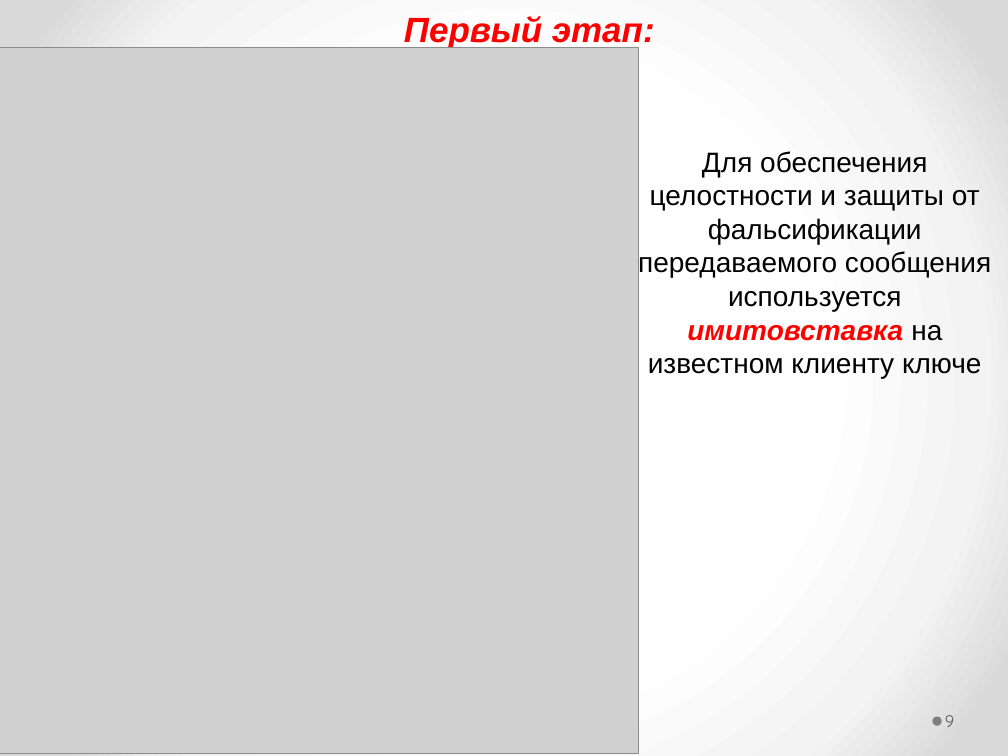
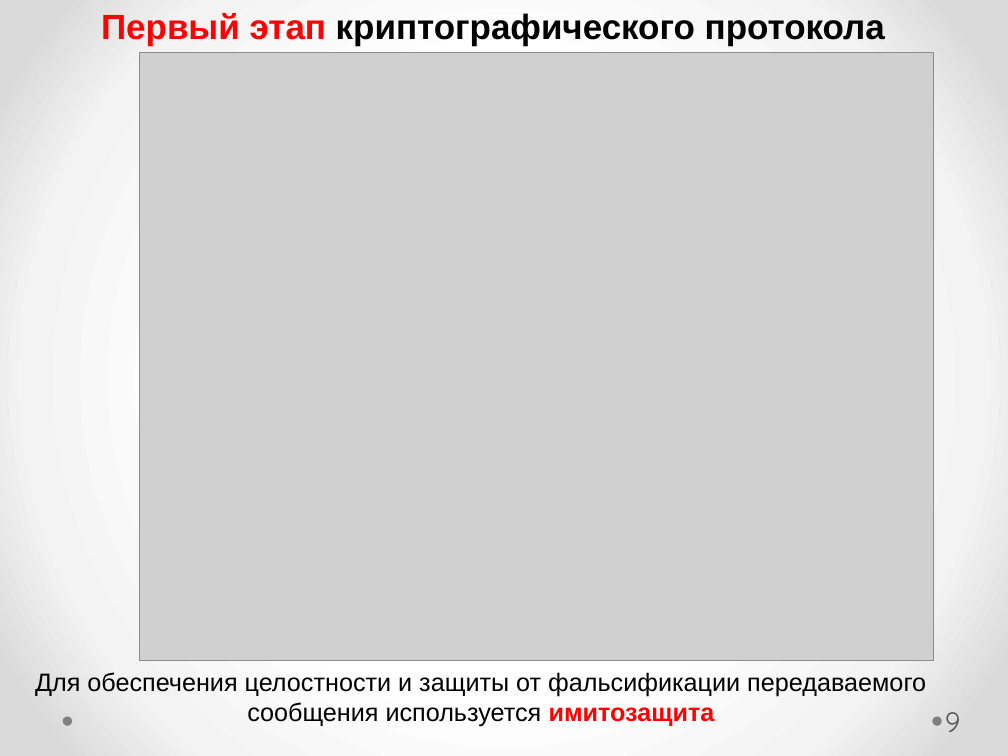
Before and after one commit to romanivanov21/tk_project_windows, a slide deck: slide 9 of ВКР (выпускная квалификационная работа)/MP-49_Ivanov_Roman_present.pptx. Drawn at 1008x756 pixels with LibreOffice and Linux fonts; fonts in the diff are those of the drawing; grey boxes stand for pictures. Boxes give left, top, right and bottom in pixels: in the first picture for what was removed or moved away, otherwise in the second. Text is boxed around its words. In the diff, an @@ line names an element or a change of style, - is before the commit and + after.

```diff
--- a/ВКР (выпускная квалификационная работа)/MP-49_Ivanov_Roman_present.pptx
+++ b/ВКР (выпускная квалификационная работа)/MP-49_Ivanov_Roman_present.pptx
@@ text at (x1=101, y1=13, x2=885, y2=46): text changed; text colour #FF0000 to #000000; italic off @@
-Первый этап:
+Первый этап криптографического протокола
@@ picture removed at (x1=0, y1=47, x2=639, y2=754) @@
@@ picture added at (x1=140, y1=52, x2=933, y2=661) @@
@@ text at (x1=35, y1=672, x2=926, y2=727): text changed; size 20 to 18 pt @@
-Для обеспечения целостности и защиты от фальсификации передаваемого сообщения используется имитовставка на известном клиенту ключе
+Для обеспечения целостности и защиты от фальсификации передаваемого сообщения используется имитозащита
@@ ellipse added at (x1=62, y1=717, x2=72, y2=726), fill #808080 @@
@@ page number at (x1=945, y1=712, x2=960, y2=732): size 12 to 20 pt @@
```
Also in this commit, not shown: 6 other slides changed, 3 slides added, 5 slides removed, 1 other file.
